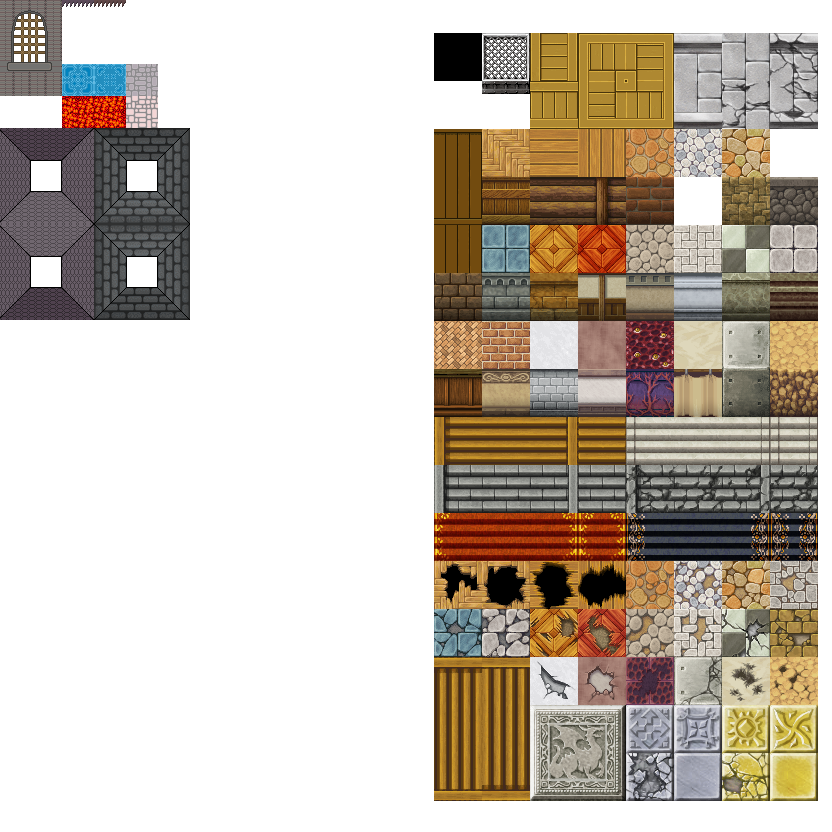
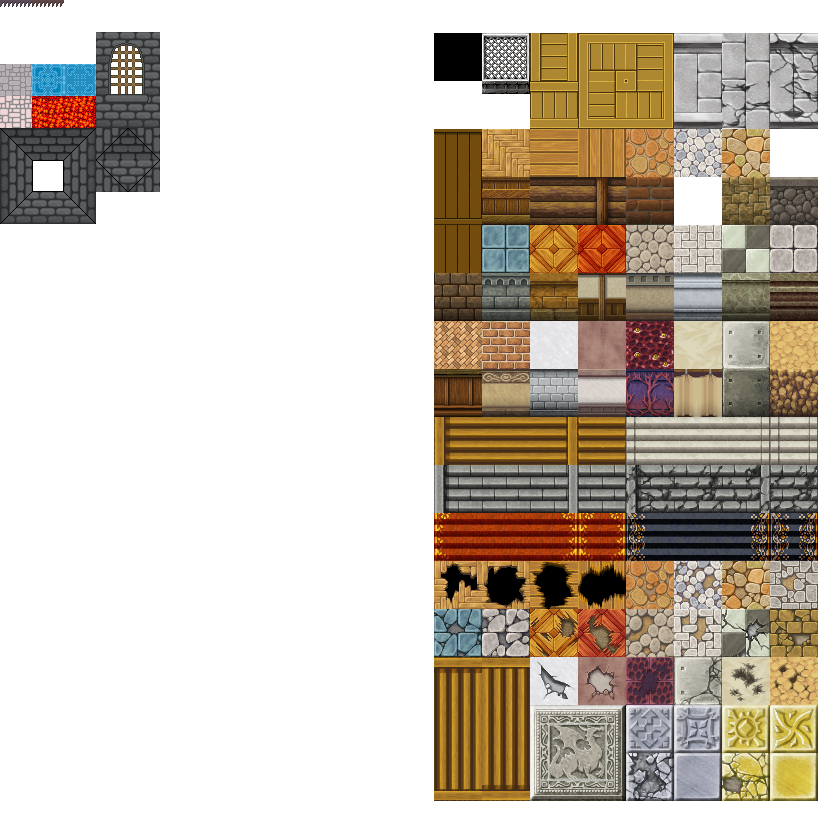
Revision of a layered 832px x 832px image; what changed, layer by layer:
removed layer "Layer 7 copy 11" over [0, 0, 190, 320]
added layer "Layer 4 copy 2" above "Layer 4 copy" over [128, 128, 160, 160]
added layer "Layer 4 copy" above "Layer 4 copy 3" over [96, 128, 128, 160]
added layer "Layer 4 copy 3" above "Layer 4" over [128, 160, 160, 192]
added layer "Layer 4" above "Layer 2" over [96, 160, 128, 192]
renamed "Layer 5" to "Layer 2", showed it, painted on it over [0, 0, 190, 320]
